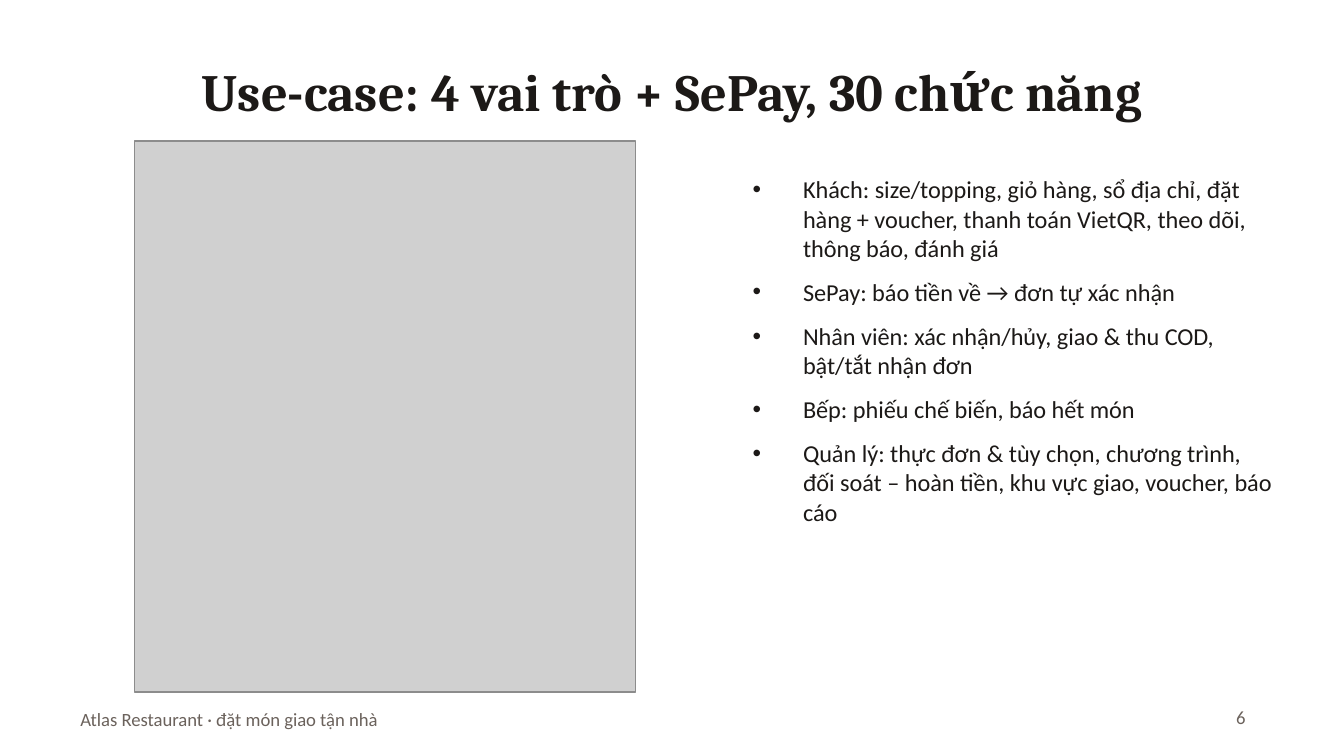
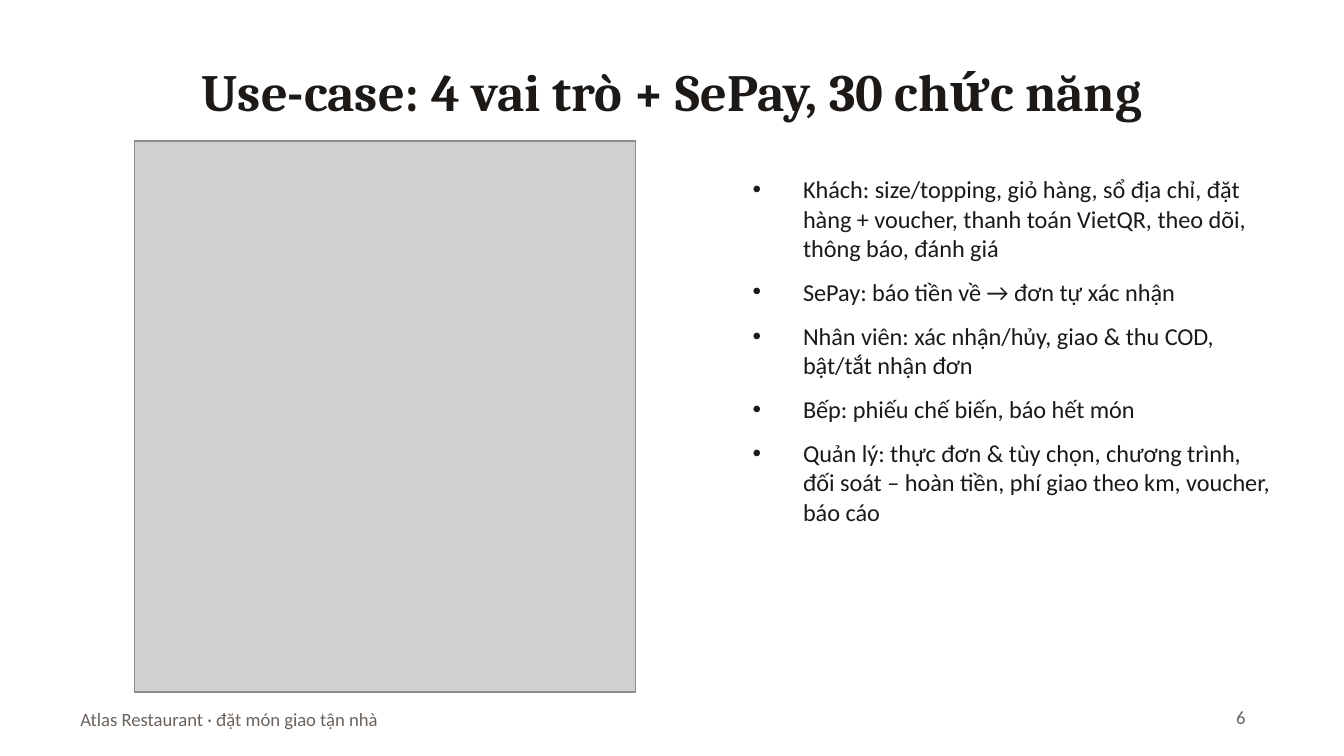
Before and after one commit to Anpham120/restaurant-ordering-mobile, a slide deck: slide 6 of docs/Slide_BTL_AtlasRestaurant.pptx. Drawn at 1344x756 pixels with LibreOffice and Linux fonts; fonts in the diff are those of the drawing; grey boxes stand for pictures. Boxes give left, top, right and bottom in pixels: in the first picture for what was removed or moved away, otherwise in the second. Text is boxed around its words. In the diff, an @@ line names an element or a change of style, - is before the commit and + after.

```diff
--- a/docs/Slide_BTL_AtlasRestaurant.pptx
+++ b/docs/Slide_BTL_AtlasRestaurant.pptx
@@ text at box(803, 445, 1270, 521): text changed @@
-• Quản lý: thực đơn & tùy chọn, chương trình, đối soát – hoàn tiền, khu vực giao, voucher, báo cáo
+• Quản lý: thực đơn & tùy chọn, chương trình, đối soát – hoàn tiền, phí giao theo km, voucher, báo cáo
```
Also in this commit, not shown: 4 other slides changed, 3 slides added, 9 other files.
